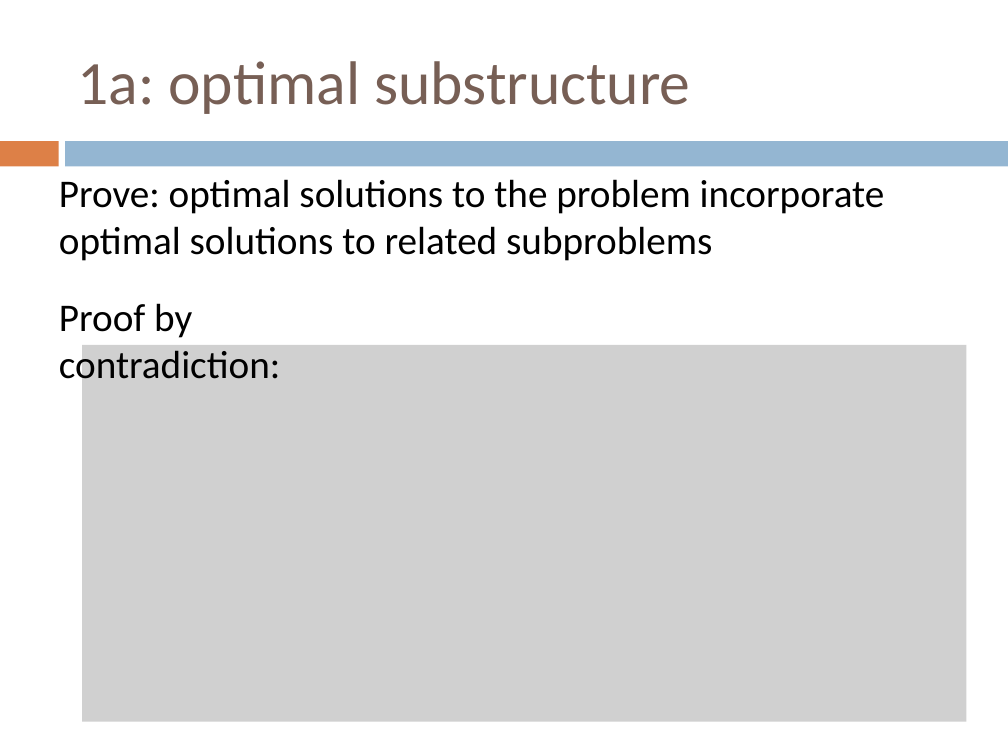
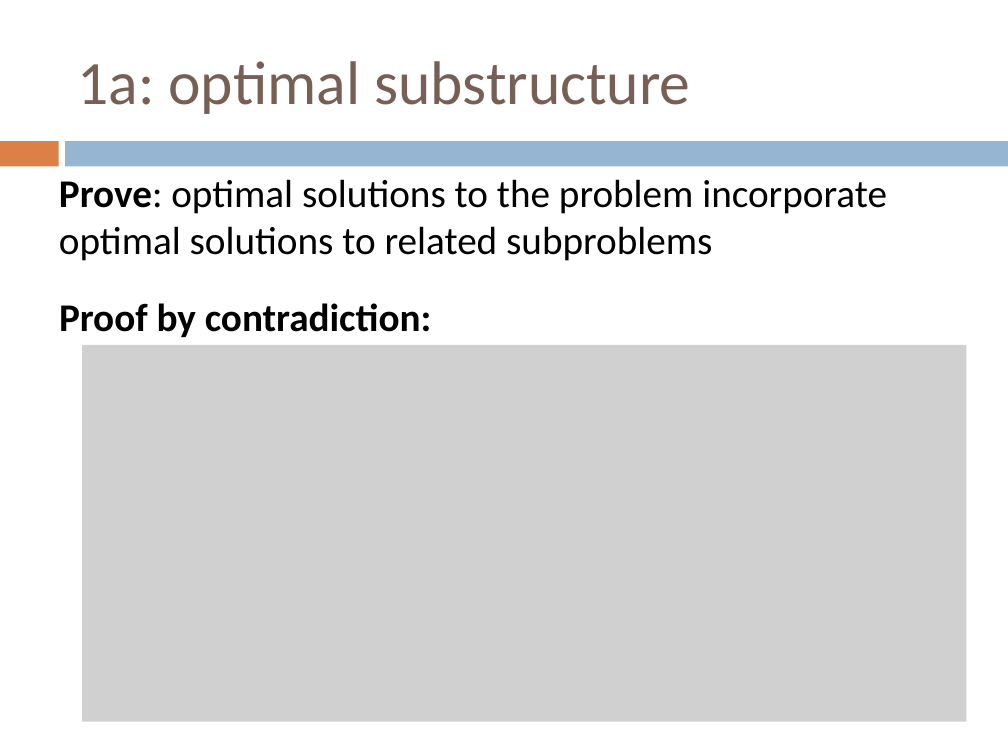
Before and after one commit to Collins-kariuk/Algorithms, a slide deck: slide 53 of Lectures/Lecture 11_Dynamic Programming_More Fun!.pptx (slide 54 before the commit). Drawn at 1008x756 pixels with LibreOffice and Linux fonts; fonts in the diff are those of the drawing; grey boxes stand for pictures. Boxes give left, top, right and bottom in pixels: in the first picture for what was removed or moved away, otherwise in the second. Text is boxed around its words. In the diff, an @@ line names an element or a change of style, - is before the commit and + after.

```diff
--- a/Lectures/Lecture 11_Dynamic Programming_More Fun!.pptx
+++ b/Lectures/Lecture 11_Dynamic Programming_More Fun!.pptx
@@ text "Prove: optimal solutions to the ..." at (59, 179, 887, 261): bold on in "Prove:" @@
@@ text "Proof by contradiction:" at (59, 303, 432, 337): bold on @@
```
Also in this commit, not shown: 4 other slides changed, 1 slide removed.
